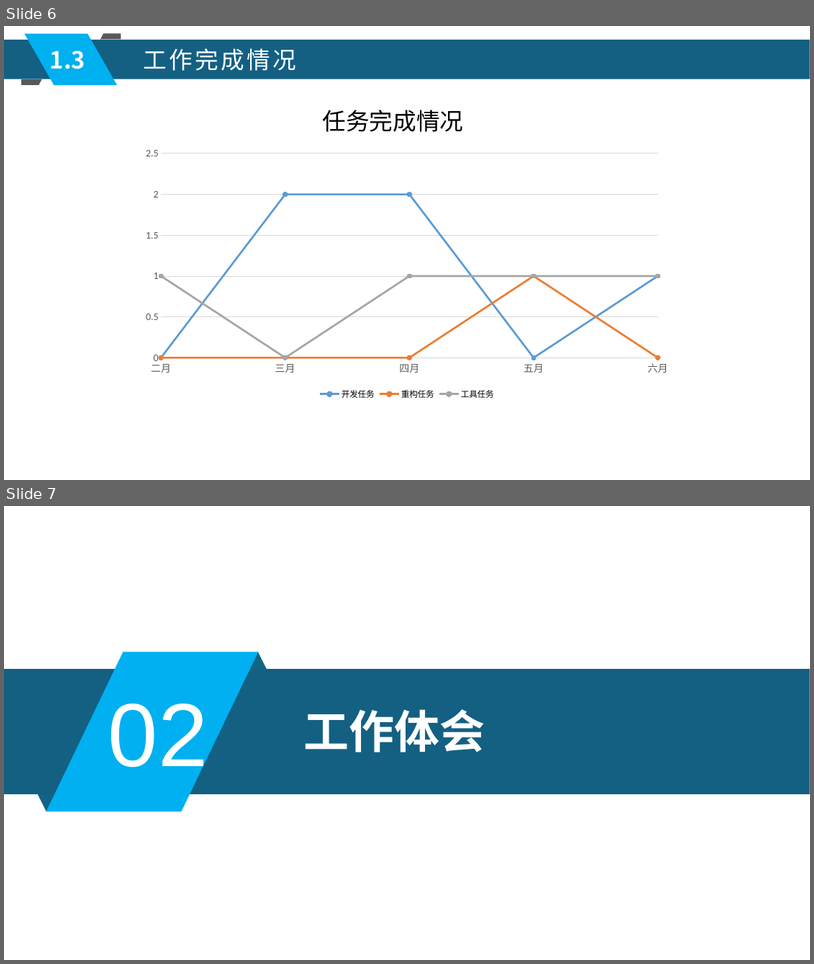
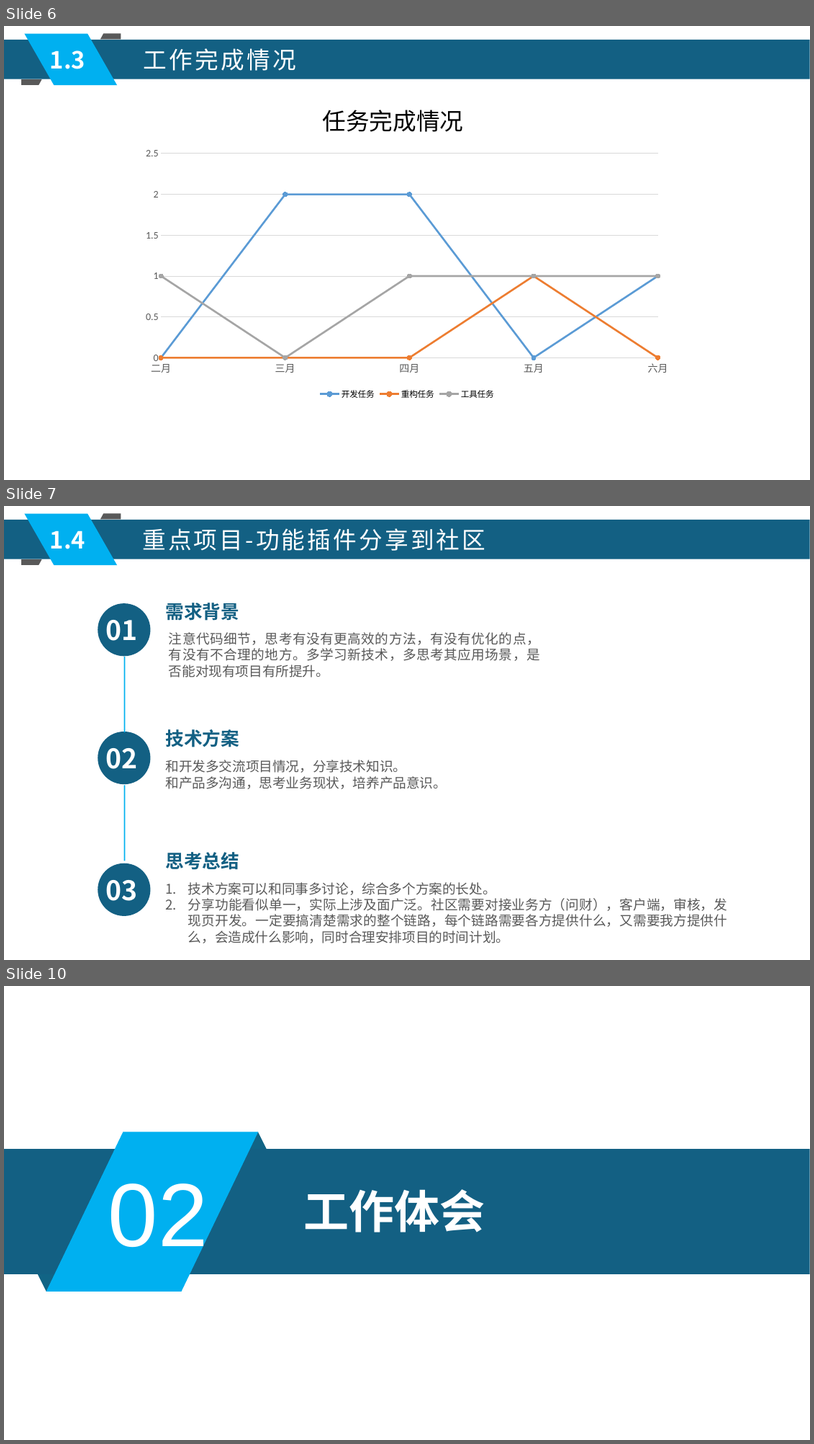
Before and after one commit to xljnc/husky-starter, a slide deck: doc/zzdb.pptx. Shown one above the other, each under a label of ours: slides 6 and 7 before the commit, slides 6, 7 and 10 after it; the slides between them are not shown. The pictures are 814x964 and 814x1444 pixels, drawn with LibreOffice and Linux fonts; fonts in the diff are those of the drawing. Boxes give left, top, right and bottom in pixels: in the first picture for what was removed or moved away, otherwise in the second. Text is boxed around its words. In the diff, an @@ line names an element or a change of style, - is before the commit and + after.

```diff
--- a/doc/zzdb.pptx
+++ b/doc/zzdb.pptx
@@ slide 7 added at (4,506,810,960), background #FFFFFF @@
@@ rectangle added at (4,519,810,559), fill #136083 @@
@@ parallelogram added at (25,514,117,565), fill #00B0F0 @@
@@ freeform shape added at (100,513,121,519), fill #595959 @@
@@ text added at (50,530,85,549), 28 pt, text #FFFFFF, bold @@
+1.4
@@ text added at (142,528,486,551), 28 pt, text #FFFFFF @@
+重点项目-功能插件分享到社区
@@ freeform shape added at (21,559,42,565), fill #595959 @@
@@ ellipse added at (98,603,150,656), fill #136083 @@
@@ text added at (166,602,240,620), 22 pt, text #136083, bold @@
+需求背景
@@ text added at (106,620,138,641), 32 pt, text #FFFFFF, bold @@
+01
@@ text added at (169,632,540,677), 16 pt, text #595959 @@
+注意代码细节，思考有没有更高效的方法，有没有优化的点，有没有不合理的地方。多学习新技术，多思考其应用场景，是否能对现有项目有所提升。
@@ line added from (124, 656) to (125, 732), #00B0F0 1.5 pt @@
@@ ellipse added at (98,731,150,784), fill #136083 @@
@@ text added at (165,729,239,747), 22 pt, text #136083, bold @@
+技术方案
@@ text added at (106,748,138,769), 32 pt, text #FFFFFF, bold @@
+02
@@ text added at (165,759,447,789), 16 pt, text #595959 @@
+和开发多交流项目情况，分享技术知识。
+和产品多沟通，思考业务现状，培养产品意识。
@@ line added from (124, 785) to (125, 860), #00B0F0 1.5 pt @@
@@ ellipse added at (98,863,150,916), fill #136083 @@
@@ text added at (165,852,239,870), 22 pt, text #136083, bold @@
+思考总结
@@ text added at (106,880,138,901), 32 pt, text #FFFFFF, bold @@
+03
@@ text added at (188,882,728,943), 16 pt, text #595959 @@
+1. 技术方案可以和同事多讨论，综合多个方案的长处。
+2. 分享功能看似单一，实际上涉及面广泛。社区需要对接业务方（问财），客户端，审核，发现页开发。一定要搞清楚需求的整个链路，每个链路需要各方提供什么，又需要我方提供什么，会造成什么影响，同时合理安排项目的时间计划。
@@ what was slide 7 is now slide 10 @@
```
Also in this commit, not shown: 3 slides changed, 2 other slides added.
